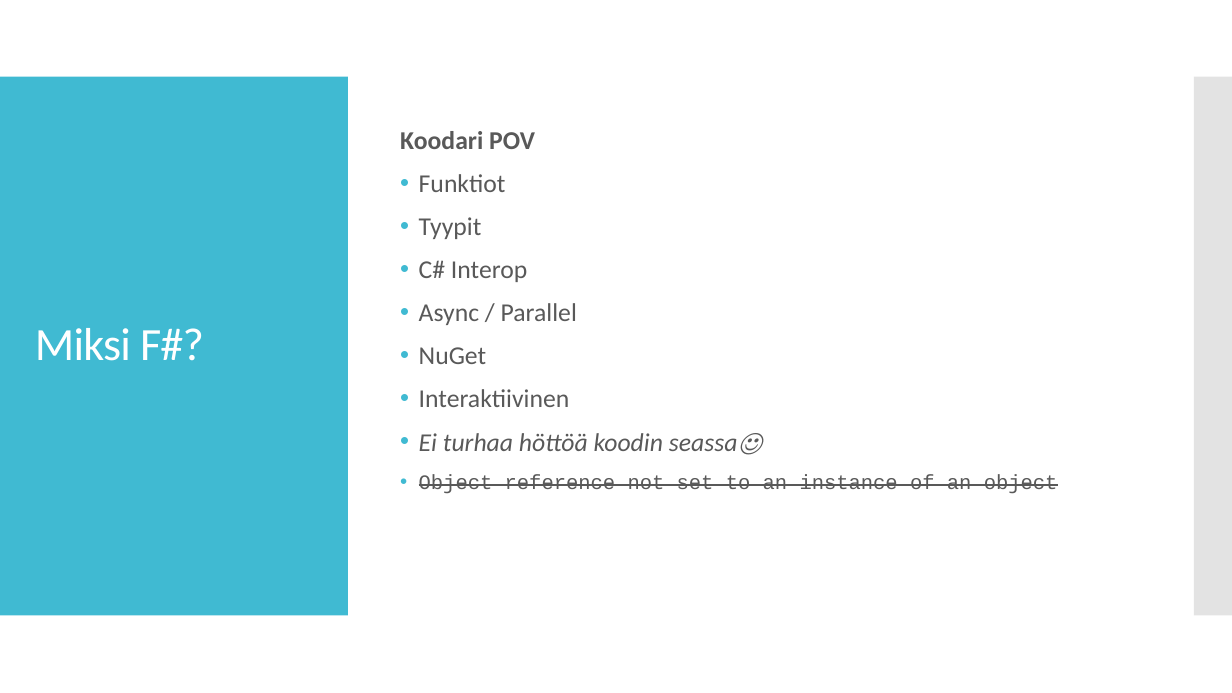
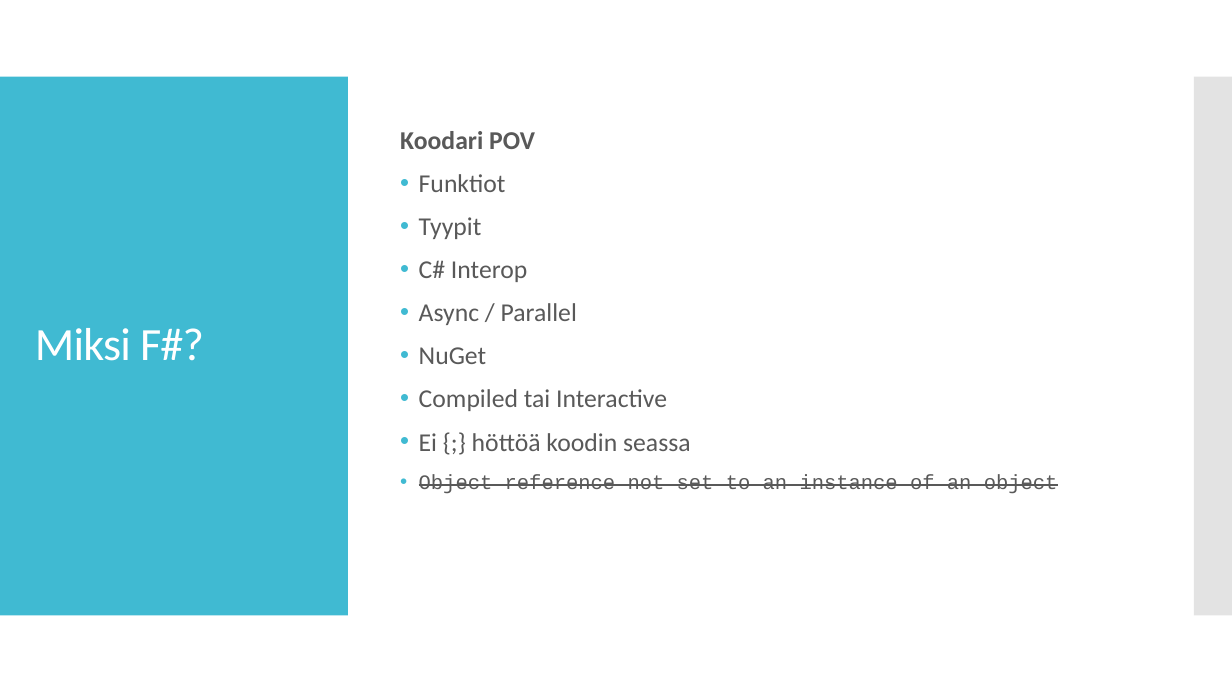
Before and after one commit to supertopi/FSharpRep, a slide deck: slide 7 of F.pptx (slide 6 before the commit). Drawn at 1232x693 pixels with LibreOffice and Linux fonts; fonts in the diff are those of the drawing. Boxes give left, top, right and bottom in pixels: in the first picture for what was removed or moved away, otherwise in the second. Text is boxed around its words. In the diff, an @@ line names an element or a change of style, - is before the commit and + after.

```diff
--- a/F.pptx
+++ b/F.pptx
@@ text at bbox=[419, 389, 691, 451]: text changed; italic off @@
-• Interaktiivinen
-• Ei turhaa höttöä koodin seassa☺
+• Compiled tai Interactive
+• Ei {;} höttöä koodin seassa
```
Also in this commit, not shown: 3 other slides changed, 1 slide added, 2 other files.
